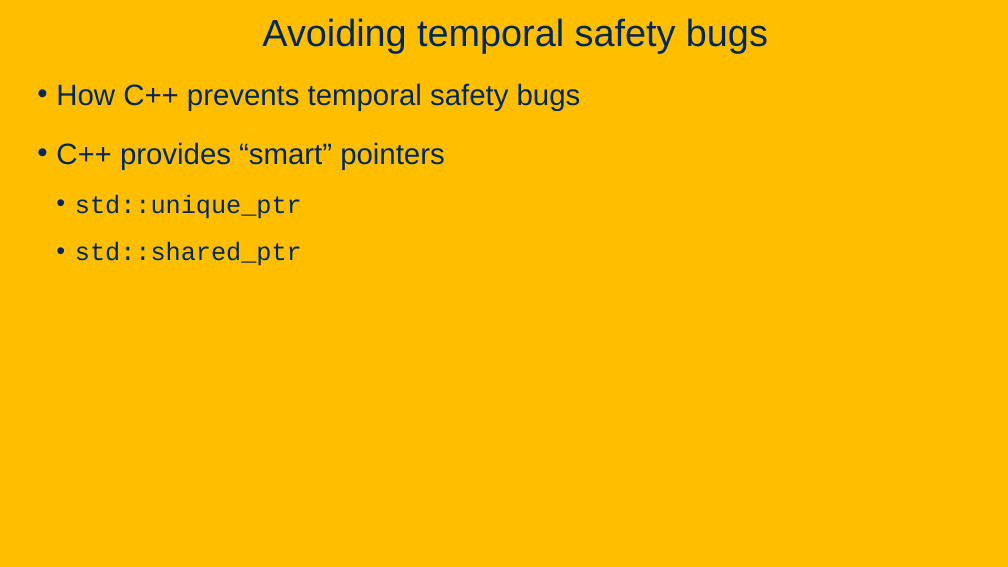
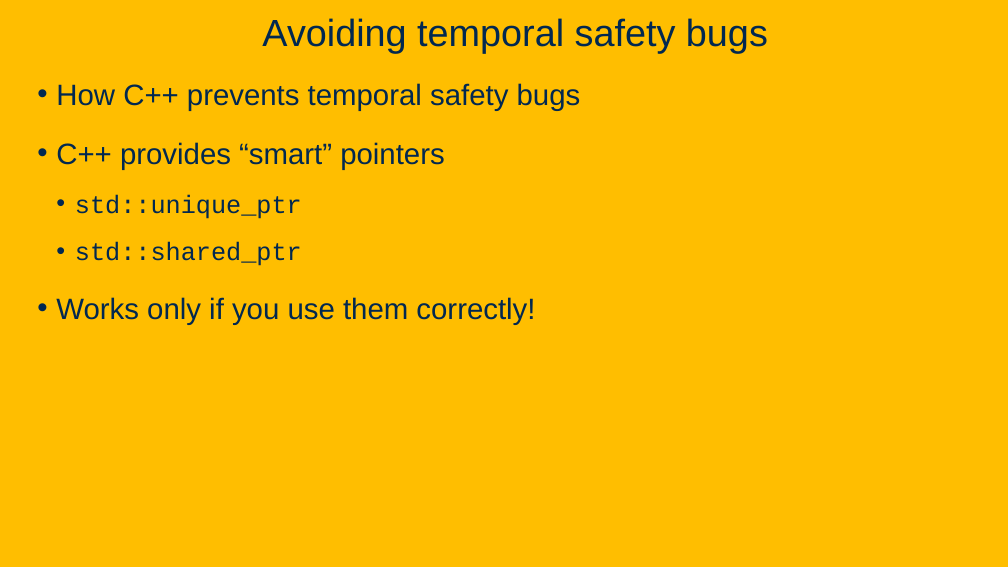
Before and after one commit to davsec-teaching/ecs160-f25, a slide deck: slide 110 of slides/9_software_security.pptx. Drawn at 1008x567 pixels with LibreOffice and Linux fonts; fonts in the diff are those of the drawing; background and template pictures are left out. Boxes give left, top, right and bottom in pixels: in the first picture for what was removed or moved away, otherwise in the second. Text is boxed around its words. In the diff, an @@ line names an element or a change of style, - is before the commit and + after.

```diff
--- a/slides/9_software_security.pptx
+++ b/slides/9_software_security.pptx
@@ text at (x1=56, y1=297, x2=535, y2=325): paragraph added @@
+• Works only if you use them correctly!
```
Also in this commit, not shown: 6 other slides changed, 2 slides added.
